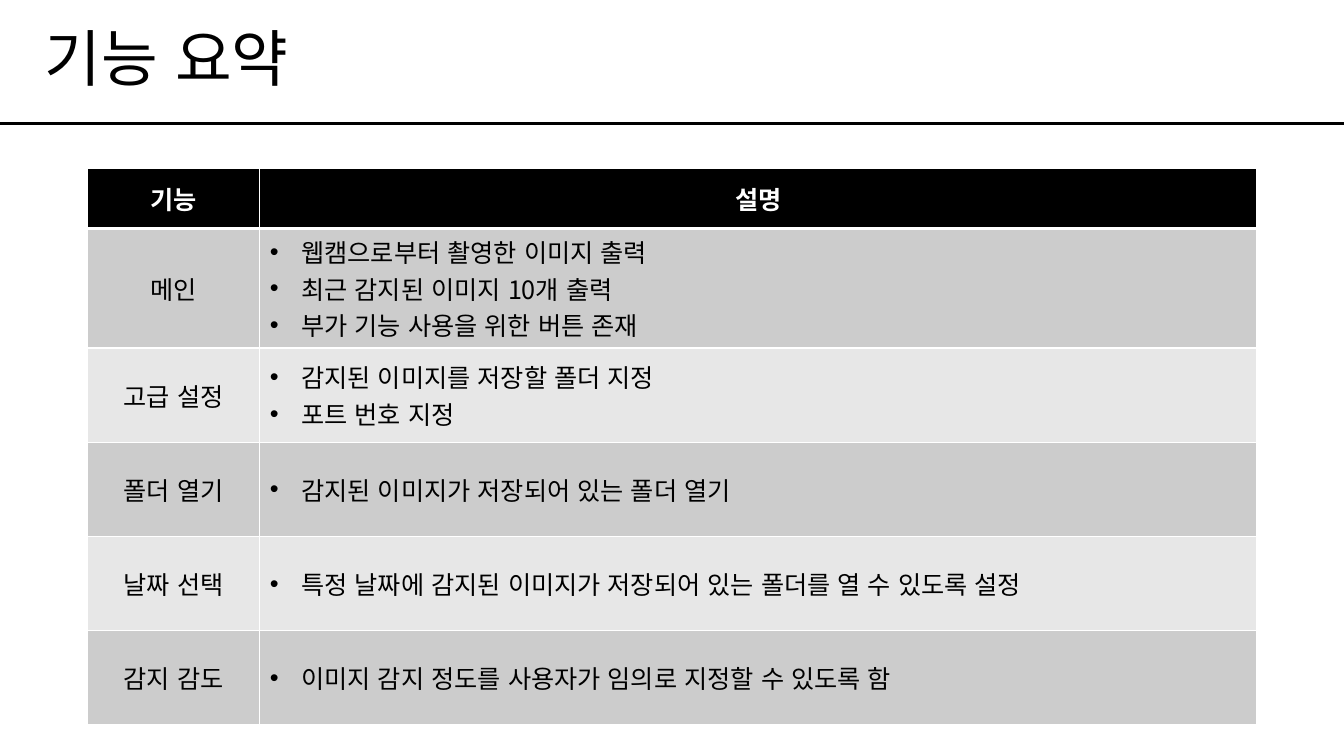
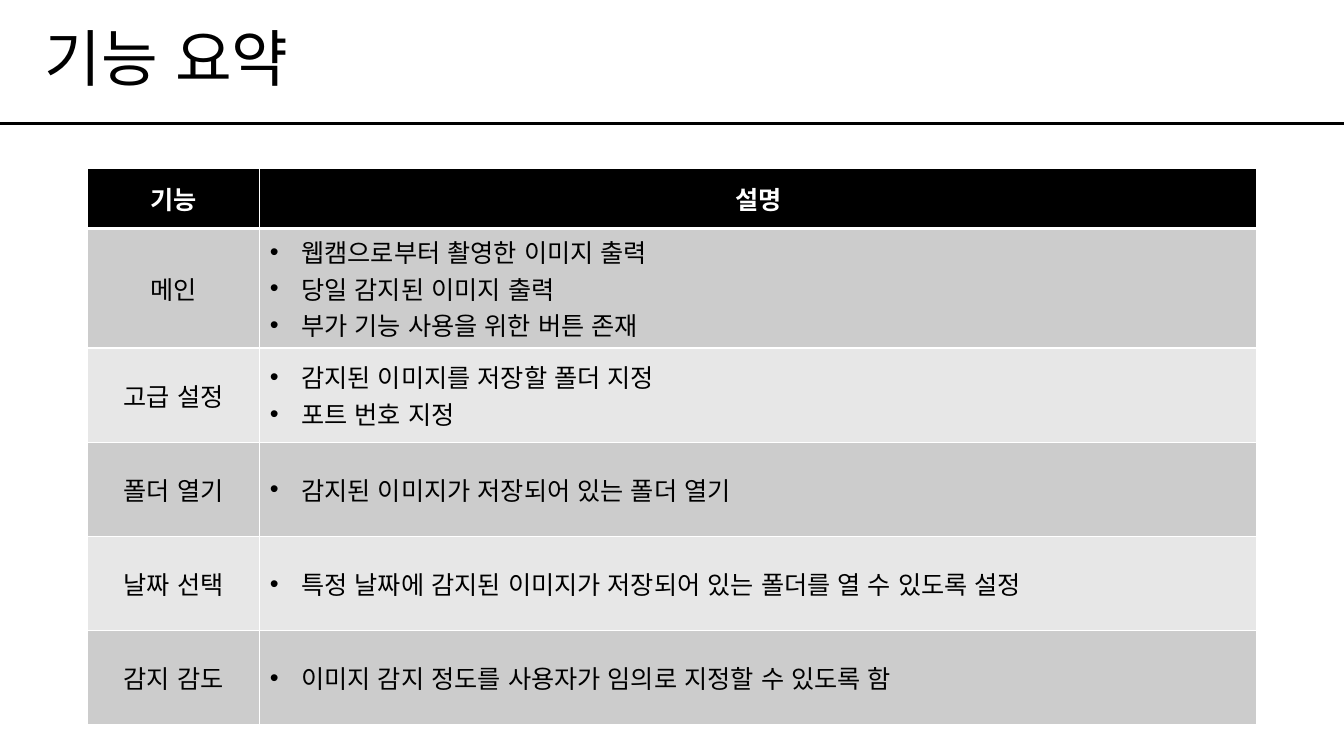
Before and after one commit to Semicolon-JangHyeJin/sc-grad-doc, a slide deck: slide 4 of Document/7. 매뉴얼/[MD]매뉴얼_Ver1.0.0_Semi-Colon.pptx. Drawn at 1344x756 pixels with LibreOffice and Linux fonts; fonts in the diff are those of the drawing. Boxes give left, top, right and bottom in pixels: in the first picture for what was removed or moved away, otherwise in the second. Text is boxed around its words. In the diff, an @@ line names an element or a change of style, - is before the commit and + after.

```diff
--- a/Document/7. 매뉴얼/[MD]매뉴얼_Ver1.0.0_Semi-Colon.pptx
+++ b/Document/7. 매뉴얼/[MD]매뉴얼_Ver1.0.0_Semi-Colon.pptx
@@ table at (x1=88, y1=168, x2=1257, y2=707) @@
-row 2, column 2: 웹캠으로부터 촬영한 이미지 출력 / 최근 감지된 이미지 10개 출력 / 부가 기능 사용을 위한 버튼 존재
+row 2, column 2: 웹캠으로부터 촬영한 이미지 출력 / 당일 감지된 이미지 출력 / 부가 기능 사용을 위한 버튼 존재
```
Also in this commit, not shown: 10 other files.
